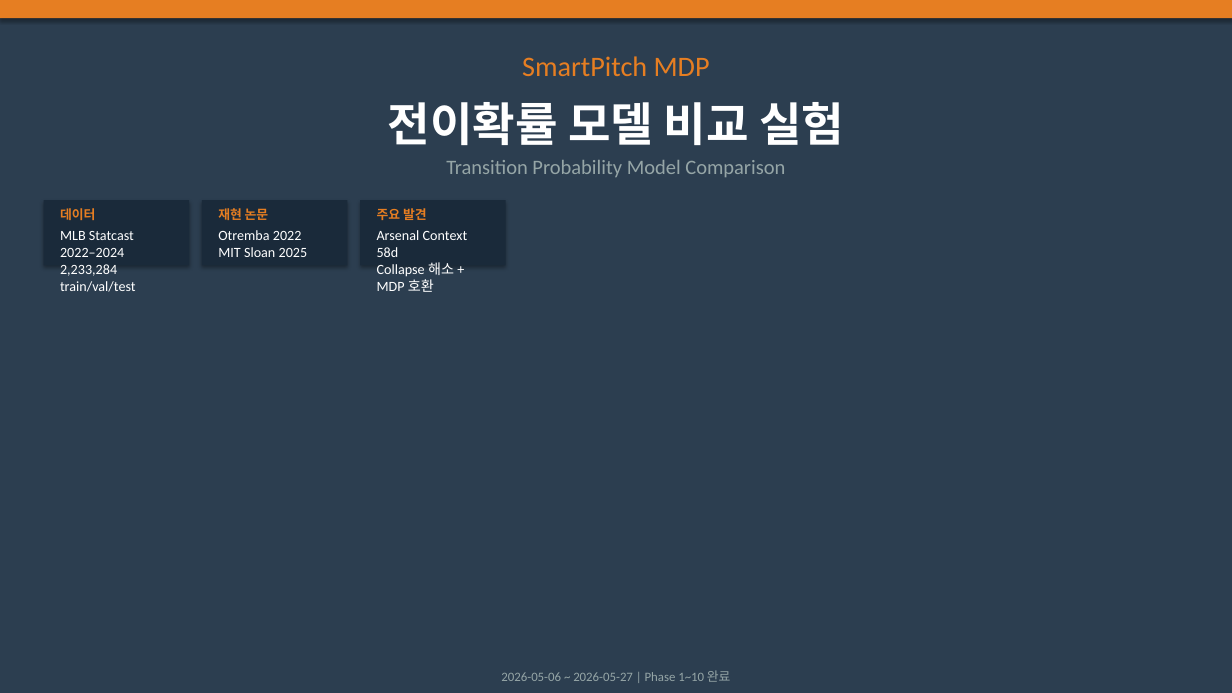
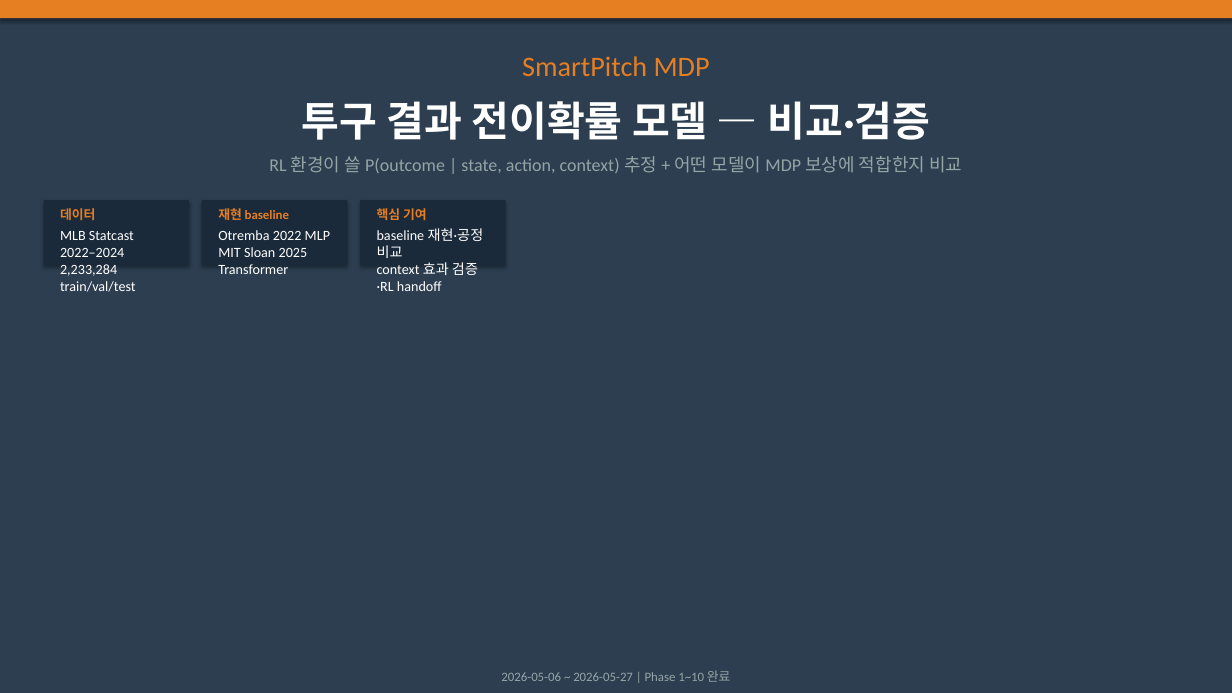
Before and after one commit to Pitcheezy/transition-models, a slide deck: slide 1 of outputs/SmartPitch_TransitionModels_Presentation.pptx. Drawn at 1232x693 pixels with LibreOffice and Linux fonts; fonts in the diff are those of the drawing. Boxes give left, top, right and bottom in pixels: in the first picture for what was removed or moved away, otherwise in the second. Text is boxed around its words. In the diff, an @@ line names an element or a change of style, - is before the commit and + after.

```diff
--- a/outputs/SmartPitch_TransitionModels_Presentation.pptx
+++ b/outputs/SmartPitch_TransitionModels_Presentation.pptx
@@ text at box(302, 101, 930, 140): text changed; size 36 to 32 pt @@
-전이확률 모델 비교 실험
+투구 결과 전이확률 모델 — 비교·검증
@@ text at box(269, 156, 962, 173): text changed; size 16 to 14 pt @@
-Transition Probability Model Comparison
+RL 환경이 쓸 P(outcome | state, action, context) 추정 + 어떤 모델이 MDP 보상에 적합한지 비교
@@ text at box(218, 208, 289, 220): text changed @@
-재현 논문
+재현 baseline
@@ text at box(377, 208, 427, 220): text changed @@
-주요 발견
+핵심 기여
@@ text at box(218, 230, 330, 274): text changed @@
-Otremba 2022
-MIT Sloan 2025
+Otremba 2022 MLP
+MIT Sloan 2025 Transformer
@@ text at box(377, 228, 484, 291): text changed @@
-Arsenal Context 58d
-Collapse 해소 + MDP 호환
+baseline 재현·공정 비교
+context 효과 검증·RL handoff
```
Also in this commit, not shown: 3 other slides changed, 2 slides added, 2 slides removed, 4 other files.
